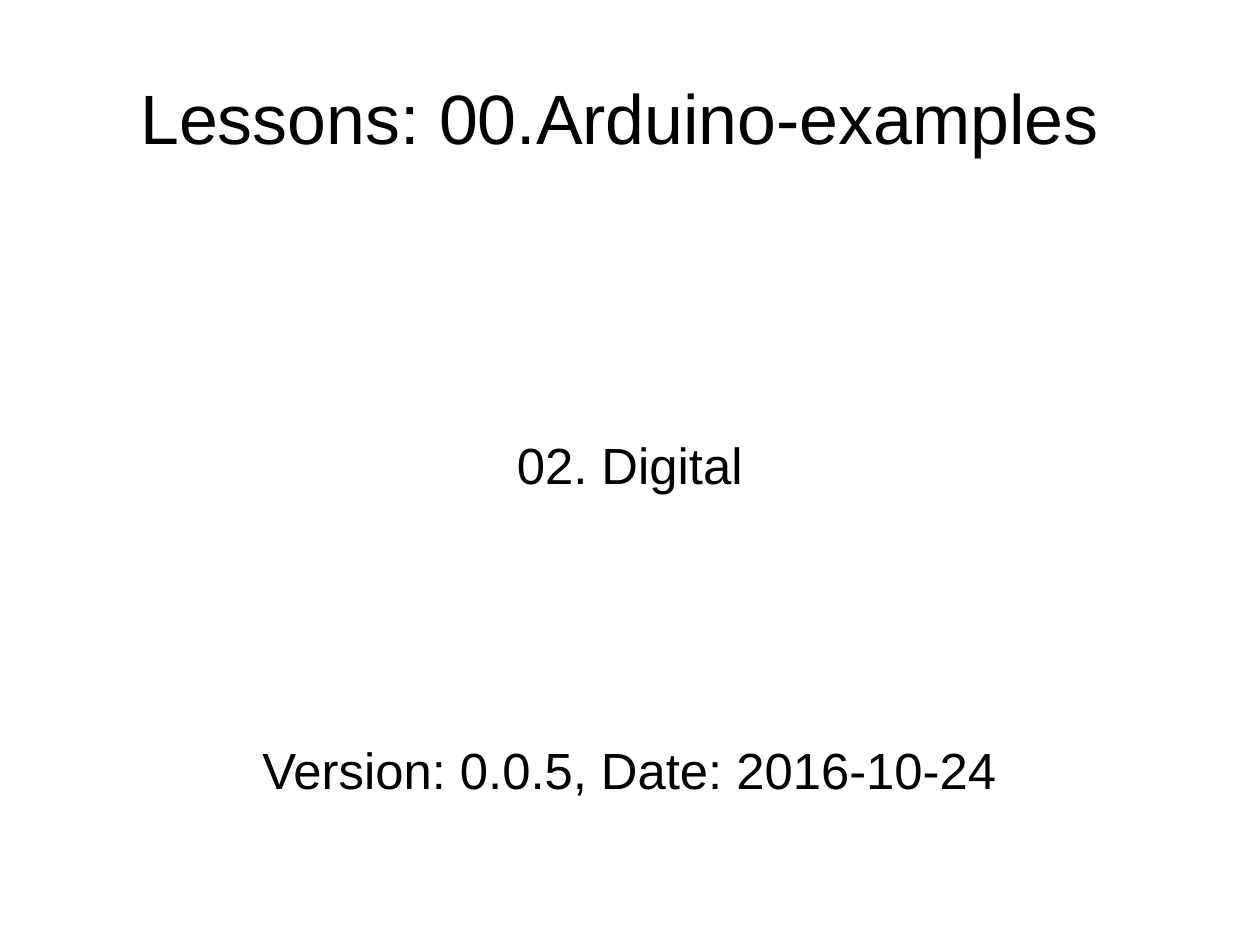
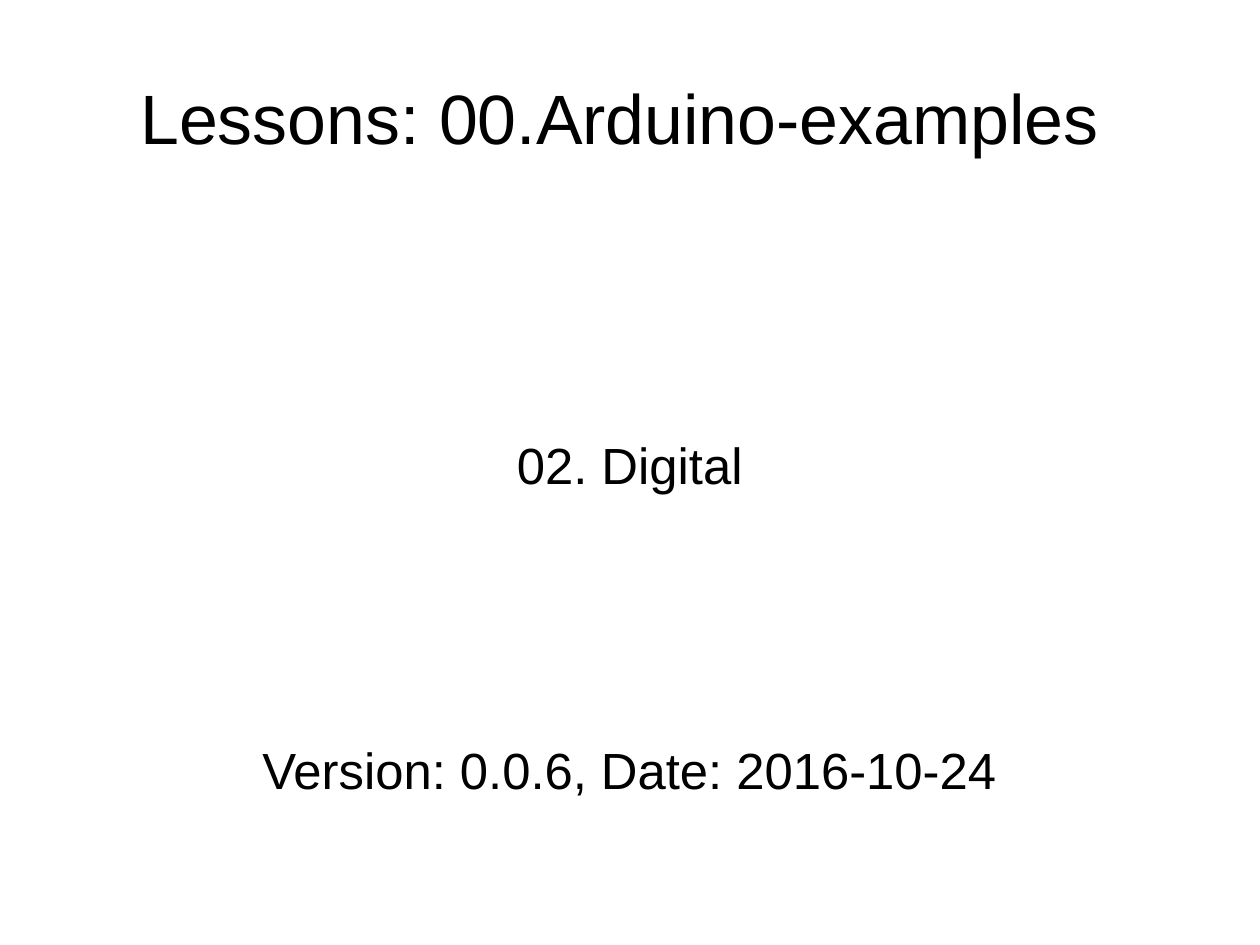
Before and after one commit to mikaelpatel/Cosa-Dolce, a slide deck: slide 1 of Lessons/00.Arduino-examples/02.Digital/Digital.odp. Drawn at 1260x945 pixels with LibreOffice and Linux fonts; fonts in the diff are those of the drawing. Boxes give left, top, right and bottom in pixels: in the first picture for what was removed or moved away, otherwise in the second. Text is boxed around its words. In the diff, an @@ line names an element or a change of style, - is before the commit and + after.

```diff
--- a/Lessons/00.Arduino-examples/02.Digital/Digital.odp
+++ b/Lessons/00.Arduino-examples/02.Digital/Digital.odp
@@ subtitle at [262,752,996,796]: text changed @@
-Version: 0.0.5, Date: 2016-10-24
+Version: 0.0.6, Date: 2016-10-24
```
Also in this commit, not shown: 1 other slide changed, 1 other file.
